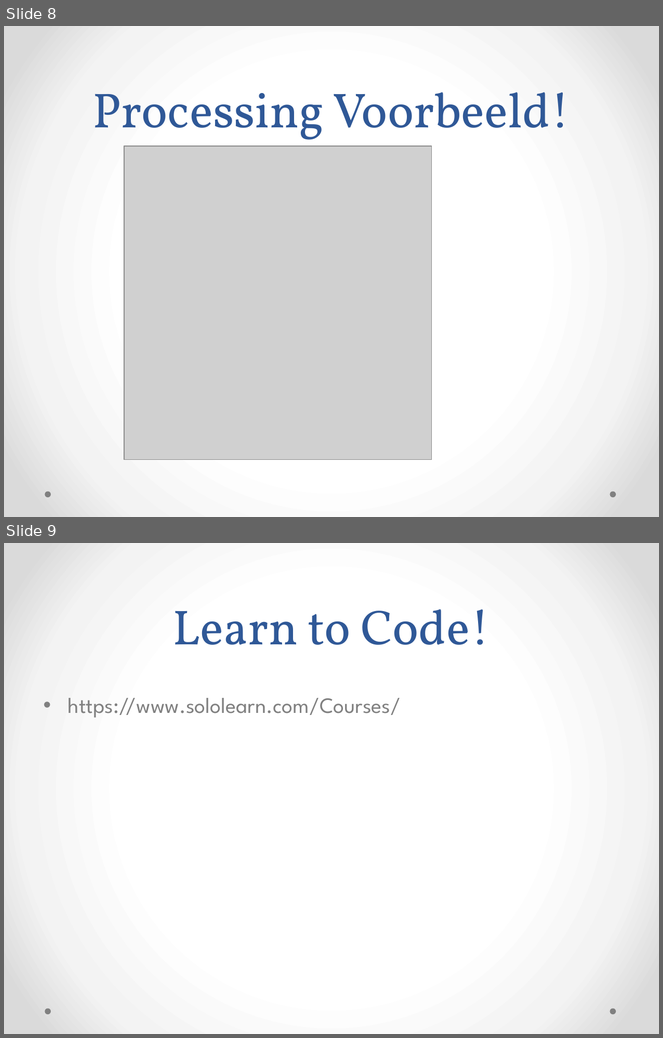
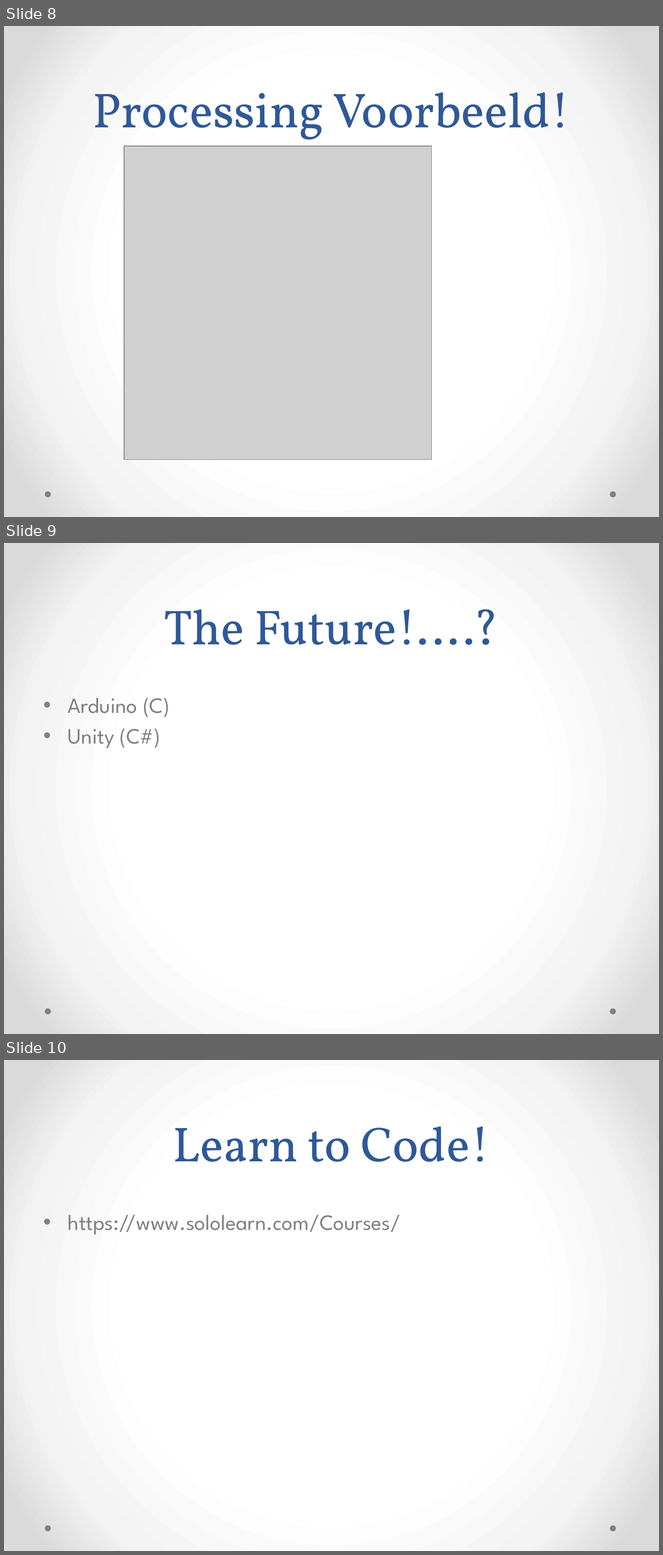
Before and after one commit to vmuijrers/EmpoweringCreativeThinkingThroughProgramming, a slide deck: Slides/ECTTP_Les_10_Overview.pptx. Shown one above the other, each under a label of ours: slides 8 and 9 before the commit, slides 8, 9 and 10 after it. The pictures are 663x1038 and 663x1555 pixels, drawn with LibreOffice and Linux fonts; fonts in the diff are those of the drawing; grey boxes stand for pictures. Boxes give left, top, right and bottom in pixels: in the first picture for what was removed or moved away, otherwise in the second. Text is boxed around its words. In the diff, an @@ line names an element or a change of style, - is before the commit and + after.

Commit message:
Update

```diff
--- a/Slides/ECTTP_Les_10_Overview.pptx
+++ b/Slides/ECTTP_Les_10_Overview.pptx
@@ slide 9 added at [4, 543, 659, 1034], background gradient #FFFFFF to #F4F4F4 to #DADADA; not listed: 2 template elements that a slide beside it also shows @@
@@ title added at [164, 609, 499, 645], 54 pt, text #2F5897 @@
+The Future!....?
@@ text added at [68, 698, 170, 748], 24 pt, text #808080 @@
+• Arduino (C)
+• Unity (C#)
@@ what was slide 9 is now slide 10 @@
```
